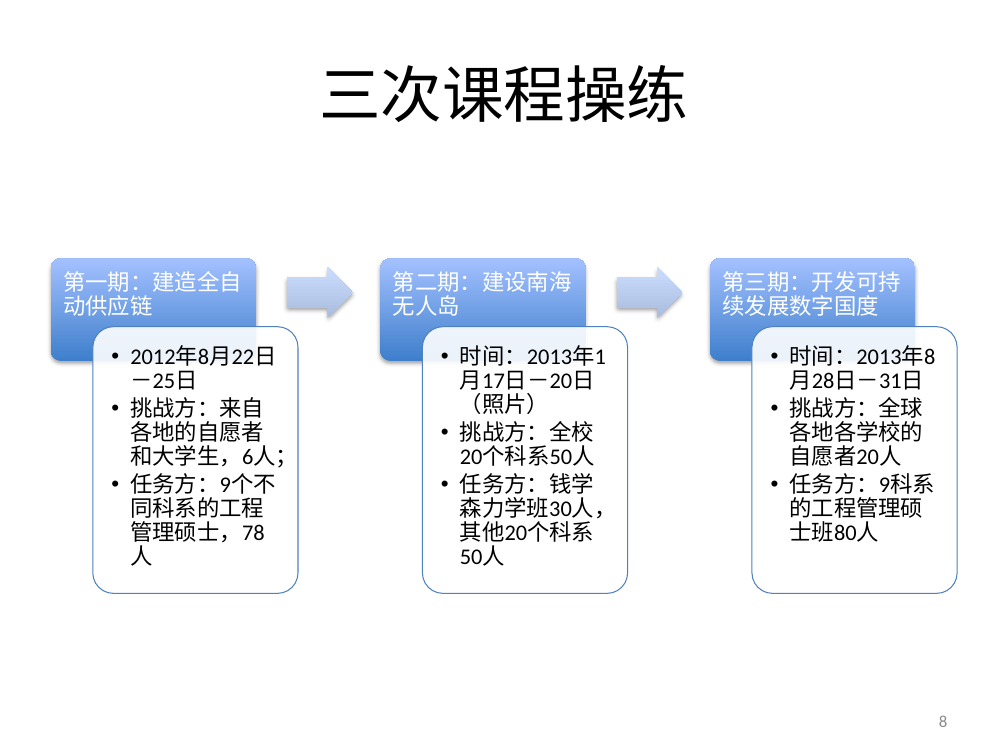
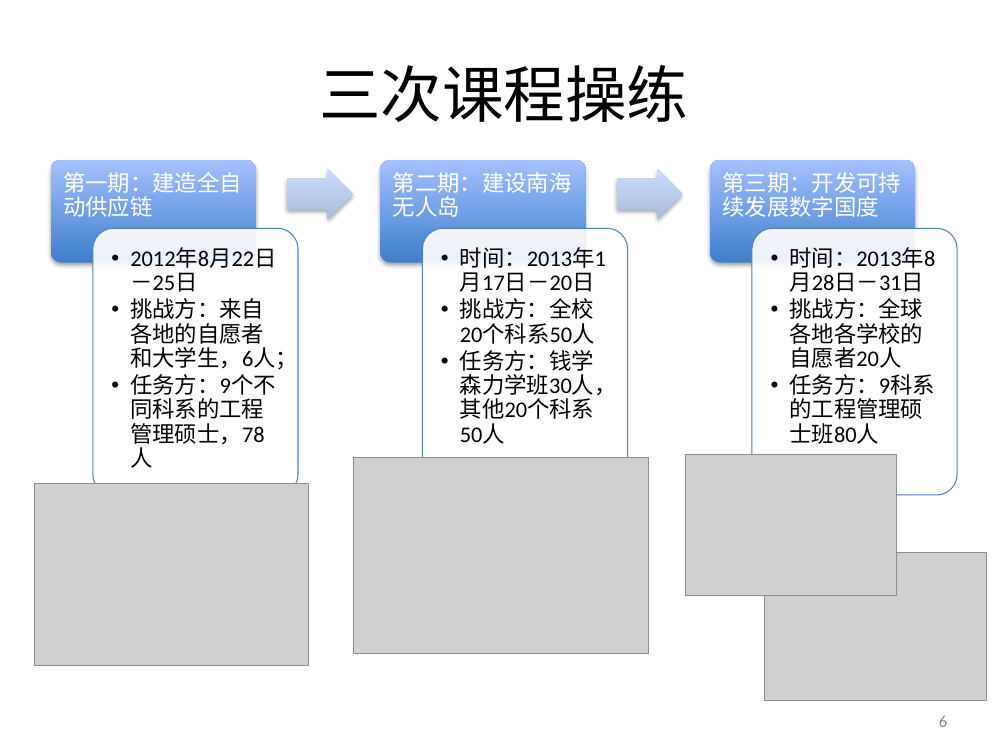
Before and after one commit to woodyme/2014JanXLP, a slide deck: slide 6 of 课程方案/XLP_WorkFLow_CHN.pptx (slide 8 before the commit). Drawn at 1008x756 pixels with LibreOffice and Linux fonts; fonts in the diff are those of the drawing; grey boxes stand for pictures; background and template pictures are left out. Boxes give left, top, right and bottom in pixels: in the first picture for what was removed or moved away, otherwise in the second. Text is boxed around its words. In the diff, an @@ line names an element or a change of style, - is before the commit and + after.

Commit message:
add photos

```diff
--- a/课程方案/XLP_WorkFLow_CHN.pptx
+++ b/课程方案/XLP_WorkFLow_CHN.pptx
@@ 6 texts, 6 rounded rectangles, 2 right arrows: place and size @@
-6 texts, 6 rounded rectangles, 2 right arrows at box(50, 258, 958, 594)
+6 texts, 6 rounded rectangles, 2 right arrows at box(50, 160, 958, 495)
@@ text at box(460, 247, 606, 292): text changed @@
-  •• 时间：2013年1月17日－20日（照片）
+  •• 时间：2013年1月17日－20日
@@ picture added at box(354, 458, 648, 653) @@
@@ picture added at box(685, 455, 897, 596) @@
@@ picture added at box(34, 484, 308, 665) @@
@@ picture added at box(765, 553, 987, 702) @@
@@ page number at box(939, 716, 947, 727): text changed @@
-8
+6
```
Also in this commit, not shown: 10 other slides changed, 1 slide added, 3 slides removed.
